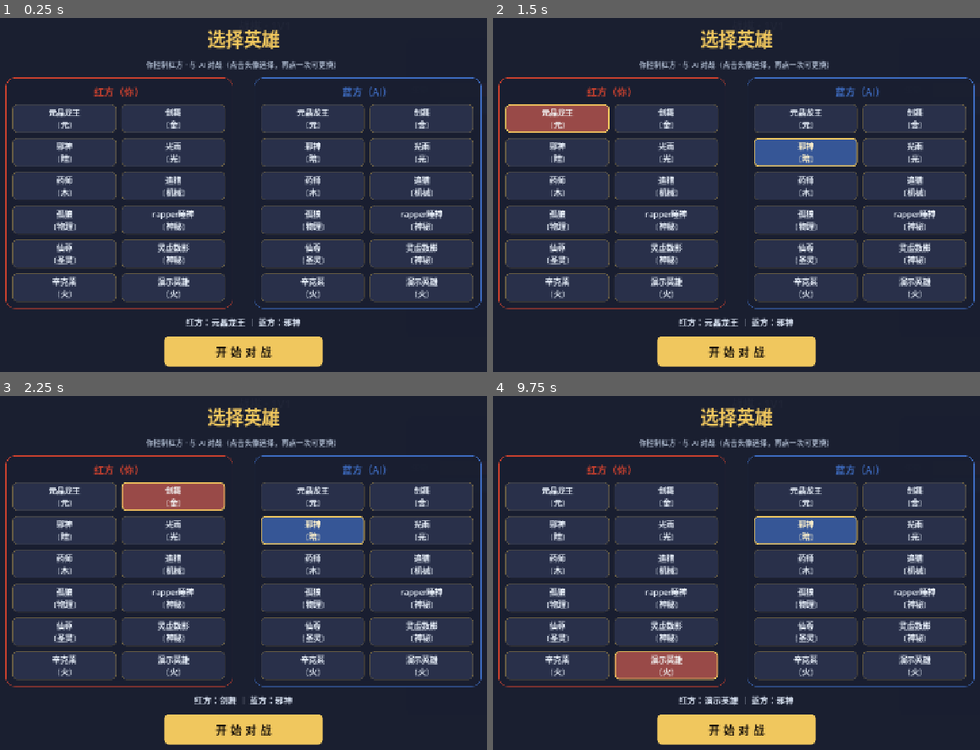
Above: before the commit, frames 1-4 (two rows, left to right).
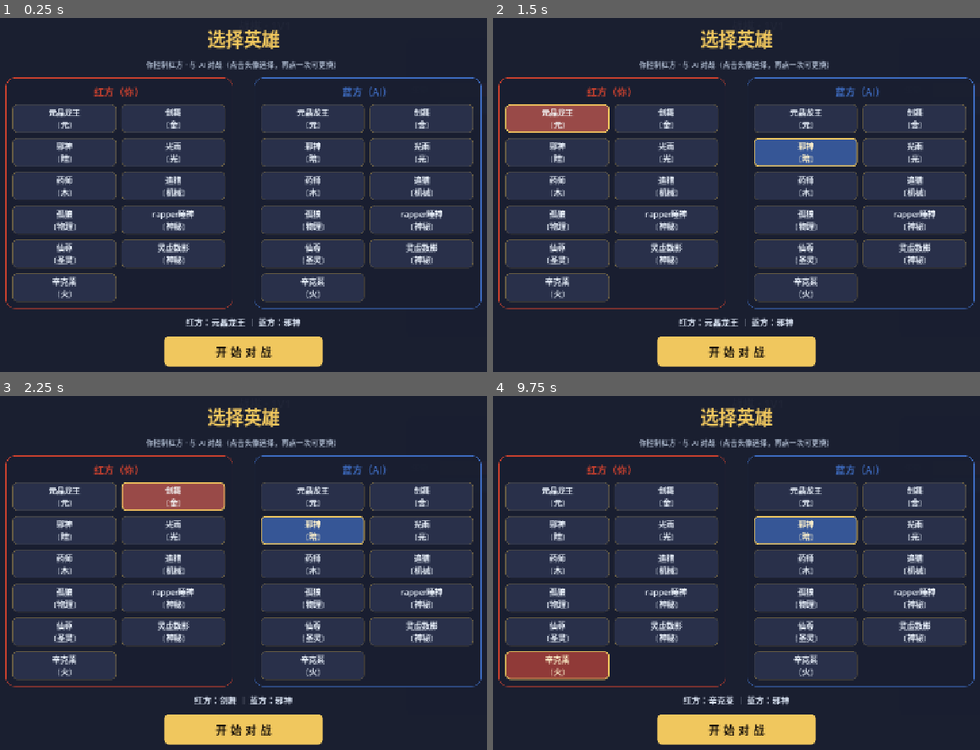
Above: after the commit, the same moments.

Repository: CBWZS-Cyber/zhanqi-godot
Game: Godot game, scene res://scenes/Duel.tscn
Same seed, same stepped clock (60 frames per second), same inputs: the game is played once before the commit and once after it. This scene is started directly instead of the project's main scene.
Inputs (mouse positions are in pixels of both pictures, inside the frame that each line leads up to):
- Up to frame 1 (0.25 s): no input
- Up to frame 2 (1.5 s): click "‹ 返回菜单" at 0.5 s; click "元晶龙王 〔元〕" at 1.25 s
- Up to frame 3 (2.25 s): click "剑舞 〔金〕" at 2 s
- Up to frame 4 (9.75 s): click "邪神 〔暗〕" at 2.75 s; click "光雨 〔光〕" at 3.5 s; click "药师 〔木〕" at 4.25 s; click "追猎 〔机械〕" at 5 s; click "孤狼 〔物理〕" at 5.75 s; click "rapper睡神 〔神秘〕" at 6.5 s; click "仙尊 〔圣灵〕" at 7.25 s; click "灵虚数影 〔神秘〕" at 8 s; click "辛克莱 〔火〕" at 8.75 s; click (668, 665) at 9.5 s, where only the run before the commit has a clickable "演示英雄 〔火〕"

The runs differ from the first frame. In frame 1, 3.5% of the frame differs, in the area x 25-98%, y 72-81%; in frame 2, 3.5%; in frame 3, 3.5%; in frame 4, 5.7%, in the area x 2-98%, y 72-88%.

Commit message:
选人池与英雄图鉴排除 demo_hero（演示占位英雄不参与随机与展示）

Diff:
--- a/scripts/ui/duel.gd
+++ b/scripts/ui/duel.gd
@@ -79,6 +79,8 @@
 	pad.add_child(_build_main())
 	_hero_ids = []
 	for k in _HD.ALL:
+		if str(k) == "demo_hero":
+			continue   # 演示占位英雄不进选人池
 		_hero_ids.append(str(k))
 	_apply_board_size()
 	_last_cell = _board_cell_size()
--- a/scripts/ui/main_ui.gd
+++ b/scripts/ui/main_ui.gd
@@ -378,6 +378,8 @@
 	var SE = preload("res://scripts/combat/skill_effects.gd")
 	var out := ""
 	for id in HD.ALL:
+		if id == "demo_hero":
+			continue   # 演示占位英雄不进图鉴
 		var d: Dictionary = HD.ALL[id]
 		var emax: int = int(d.get("energy_max", int(d.get("energy", 0))))
 		var en_txt := "%d/%d" % [int(d.get("energy", 0)), emax] if emax >= 0 else "%d（无上限）" % int(d.get("energy", 0))
Not shown, changed: Godot/app_userdata/战棋/logs/godot.log
